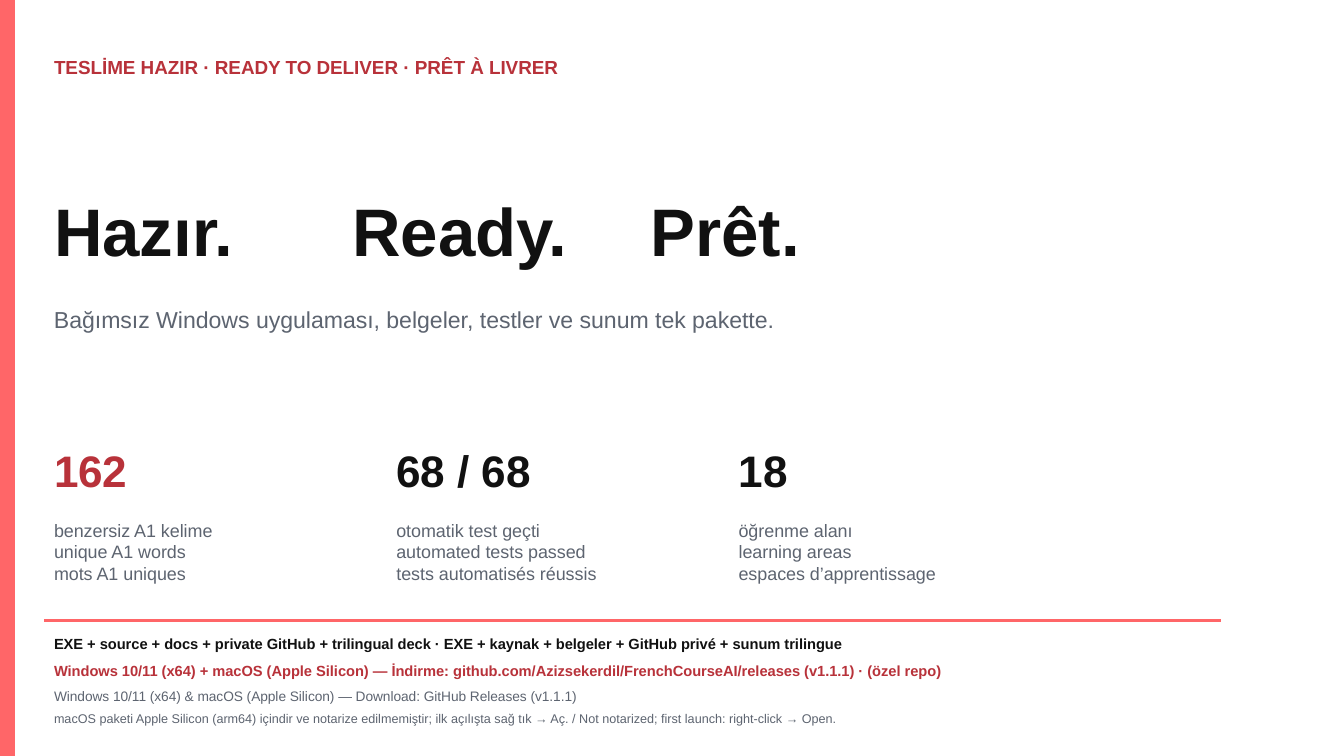
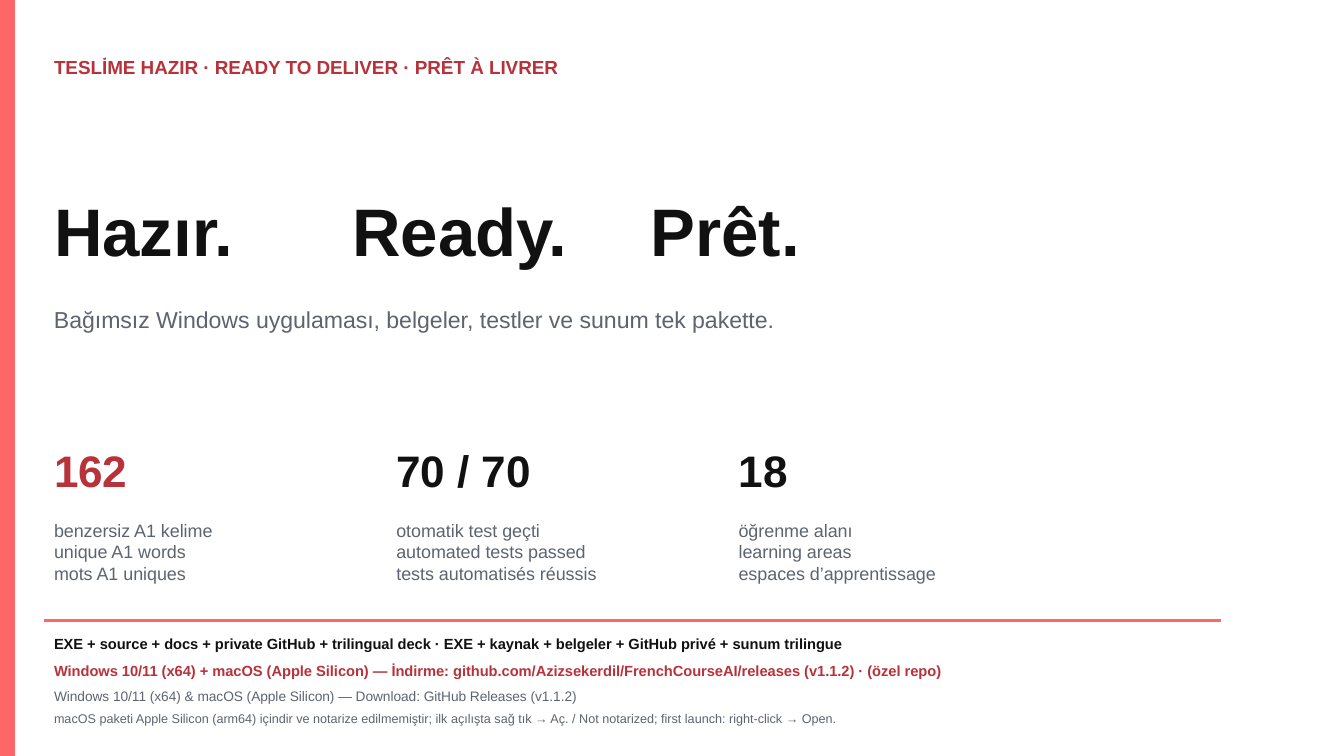
Before and after one commit to Azizsekerdil/FrenchCourseAI, a slide deck: slide 6 of docs/presentation/French-Course-AI-Trilingual.pptx. Drawn at 1344x756 pixels with LibreOffice and Linux fonts; fonts in the diff are those of the drawing. Boxes give left, top, right and bottom in pixels: in the first picture for what was removed or moved away, otherwise in the second. Text is boxed around its words. In the diff, an @@ line names an element or a change of style, - is before the commit and + after.

```diff
--- a/docs/presentation/French-Course-AI-Trilingual.pptx
+++ b/docs/presentation/French-Course-AI-Trilingual.pptx
@@ text at (396,456,531,488): text changed @@
-68 / 68
+70 / 70
@@ text at (54,665,942,679): text changed @@
-Windows 10/11 (x64) + macOS (Apple Silicon) — İndirme: github.com/Azizsekerdil/FrenchCourseAI/releases (v1.1.1) · (özel repo)
+Windows 10/11 (x64) + macOS (Apple Silicon) — İndirme: github.com/Azizsekerdil/FrenchCourseAI/releases (v1.1.2) · (özel repo)
@@ text at (54,691,577,704): text changed @@
-Windows 10/11 (x64) & macOS (Apple Silicon) — Download: GitHub Releases (v1.1.1)
+Windows 10/11 (x64) & macOS (Apple Silicon) — Download: GitHub Releases (v1.1.2)
```
Also in this commit, not shown: 2 other files.
